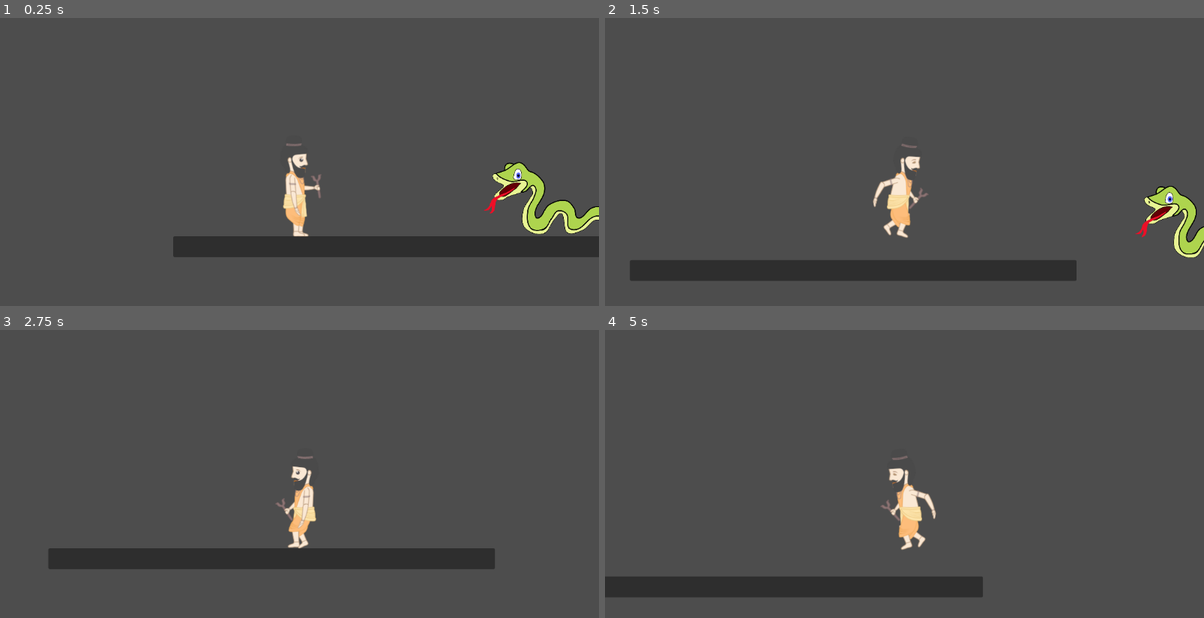
Above: before the commit, frames 1-4 (two rows, left to right).
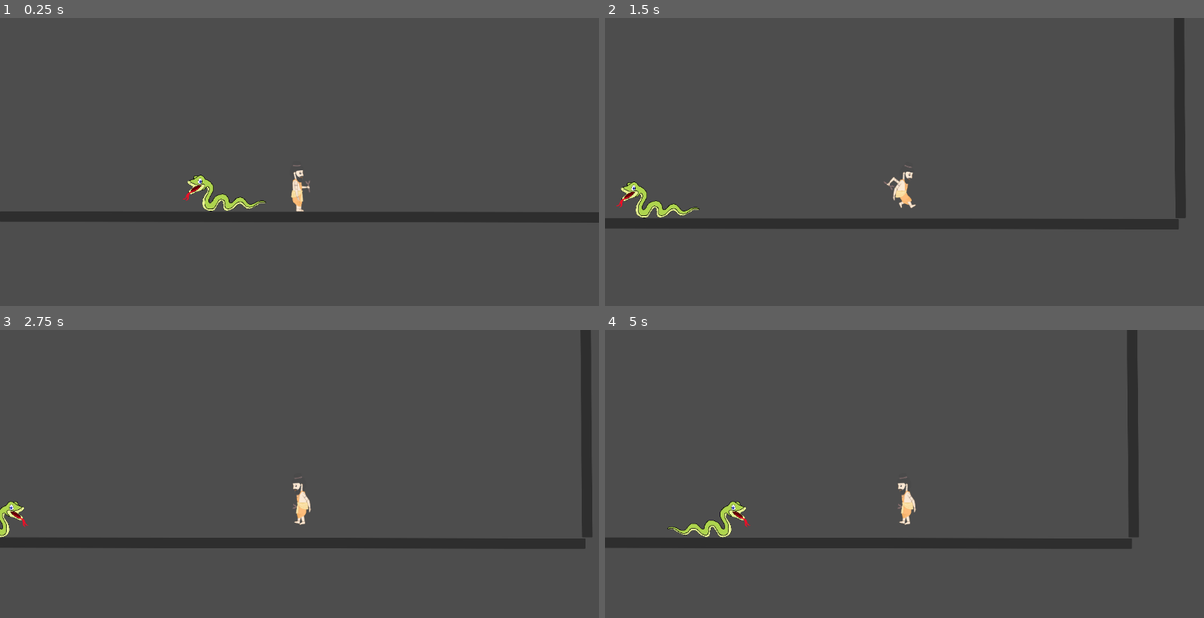
Above: after the commit, the same moments.

Repository: KartikWatts/games
Game: Godot game, scene res://world.tscn
Two runs of this game, one before a commit and one after it. Both use one fixed random seed, a clock stepped at 60 frames per second and the inputs below.
Inputs:
- Up to frame 1 (0.25 s): no input
- Up to frame 2 (1.5 s): tap Enter (ui_accept) at 0.5, 0.6, 0.77, 1.07, 1.35 s; hold Right (ui_right) from 0.53 s (still down)
- Up to frame 3 (2.75 s): tap Enter (ui_accept) at 1.52, 1.82, 2.1 s; release Right (ui_right) at 2.03 s; hold Left (ui_left) from 2.03 s (still down)
- Up to frame 4 (5 s): release Left (ui_left) at 2.78 s; hold Right (ui_right) 2.78-4.28 s; tap Enter (ui_accept) at 2.85, 3.02, 3.32, 3.6, 3.77, 4.07, 4.35, 4.52, 4.82 s; hold Left (ui_left) from 4.28 s (still down)

The runs differ from the first frame. In frame 1, 11% of the frame differs, in the area x 0-100%, y 43-84%; in frame 2, 12%, in the area x 0-100%, y 0-92%; in frame 3, 11%; in frame 4, 10%.

Commit message:
basic snake attack logo with raycasting

Diff:
--- a/games/violest/violest/mobs/snake.gd
+++ b/games/violest/violest/mobs/snake.gd
@@ -1,12 +1,33 @@
 extends CharacterBody2D
 
 const SPEED = 300.0
+const ATTACK_RANGE = 500
 
 @onready var _animation_player = $AnimationPlayer
 @onready var _sprite_2d = $Sprite2D
 
+var gravity = ProjectSettings.get_setting("physics/2d/default_gravity")
+var direction = -1
+
 func _physics_process(delta):
-	_animation_player.play("walk")
-	var direction = 1
-	velocity.x = direction * SPEED
+	if not is_on_floor():
+		velocity.y += gravity * delta
+
+	if is_on_wall() or not $FloorCheckRay.is_colliding() and is_on_floor():
+		direction *= -1
+	if $PlayerCheckRay.is_colliding():
+		velocity.x = 0
+		_animation_player.play("attack")
+
+	else:
+		velocity.x = direction * SPEED
+		_animation_player.play("walk")
+
+	if direction == -1:
+		_sprite_2d.flip_h = false
+	elif direction == 1:
+		_sprite_2d.flip_h = true
+
+	$PlayerCheckRay.target_position.x = position.x * direction + ATTACK_RANGE
+
 	move_and_slide()
--- a/games/violest/violest/mobs/snake.tscn
+++ b/games/violest/violest/mobs/snake.tscn
@@ -6,6 +6,21 @@
 [sub_resource type="CapsuleShape2D" id="CapsuleShape2D_srex1"]
 radius = 63.9991
 height = 335.975
+
+[sub_resource type="Animation" id="Animation_64qdo"]
+length = 0.001
+tracks/0/type = "value"
+tracks/0/imported = false
+tracks/0/enabled = true
+tracks/0/path = NodePath("Sprite2D:frame")
+tracks/0/interp = 1
+tracks/0/loop_wrap = true
+tracks/0/keys = {
+"times": PackedFloat32Array(0),
+"transitions": PackedFloat32Array(1),
+"update": 1,
+"values": [1]
+}
 
 [sub_resource type="Animation" id="Animation_q2d1r"]
 resource_name = "walk"
@@ -24,8 +39,9 @@
 "values": [0, 1, 2, 2]
 }
 
-[sub_resource type="Animation" id="Animation_64qdo"]
-length = 0.001
+[sub_resource type="Animation" id="Animation_vytk3"]
+resource_name = "attack"
+length = 0.2
 tracks/0/type = "value"
 tracks/0/imported = false
 tracks/0/enabled = true
@@ -33,19 +49,22 @@
 tracks/0/interp = 1
 tracks/0/loop_wrap = true
 tracks/0/keys = {
-"times": PackedFloat32Array(0),
-"transitions": PackedFloat32Array(1),
+"times": PackedFloat32Array(0, 0.1),
+"transitions": PackedFloat32Array(1, 1),
 "update": 1,
-"values": [1]
+"values": [3, 4]
 }
 
 [sub_resource type="AnimationLibrary" id="AnimationLibrary_n3odl"]
 _data = {
 "RESET": SubResource("Animation_64qdo"),
+"attack": SubResource("Animation_vytk3"),
 "walk": SubResource("Animation_q2d1r")
 }
 
 [node name="Snake" type="CharacterBody2D"]
+collision_layer = 4
+collision_mask = 3
 script = ExtResource("1_kl32n")
 
 [node name="CollisionShape2D" type="CollisionShape2D" parent="."]
@@ -63,3 +82,12 @@
 libraries = {
 "": SubResource("AnimationLibrary_n3odl")
 }
+
+[node name="FloorCheckRay" type="RayCast2D" parent="."]
+position = Vector2(-168, 0)
+target_position = Vector2(0, 80)
+collision_mask = 2
+collide_with_areas = true
+
+[node name="PlayerCheckRay" type="RayCast2D" parent="."]
+target_position = Vector2(-450, 0)
--- a/games/violest/violest/player/player.gd
+++ b/games/violest/violest/player/player.gd
@@ -1,7 +1,7 @@
 extends CharacterBody2D
 
 const SPEED = 300.0
-const JUMP_VELOCITY = -400.0
+const JUMP_VELOCITY = -500.0
 
 var gravity = ProjectSettings.get_setting("physics/2d/default_gravity")
 
@@ -14,7 +14,7 @@
 
 	if Input.is_action_just_pressed("ui_accept") and is_on_floor():
 		velocity.y = JUMP_VELOCITY
-		print("jump up")
+#		print("jump up")
 		_animation_player.play("jump_up")
 
 	var direction = Input.get_axis("ui_left", "ui_right")
@@ -26,16 +26,16 @@
 	if direction:
 		velocity.x = direction * SPEED
 		if velocity.y == 0:
-			print("walk")
+#			print("walk")
 			_animation_player.play("walk")
 	else:
 		velocity.x = move_toward(velocity.x, 0, SPEED)
 		if velocity.y == 0:
-			print("idle")
+#			print("idle")
 			_animation_player.play("idle")
 
 	if velocity.y > 0:
-		print("fall down")
+#		print("fall down")
 		_animation_player.play("fall_down")
 
 	move_and_slide()
--- a/games/violest/violest/player/player.tscn
+++ b/games/violest/violest/player/player.tscn
@@ -99,7 +99,8 @@
 "walk": SubResource("Animation_gf2mm")
 }
 
-[node name="Player" type="CharacterBody2D"]
+[node name="Player" type="CharacterBody2D" groups=["Player"]]
+collision_mask = 2
 script = ExtResource("1_yo214")
 
 [node name="CollisionShape2D" type="CollisionShape2D" parent="."]
@@ -119,3 +120,4 @@
 }
 
 [node name="Camera2D" type="Camera2D" parent="."]
+zoom = Vector2(0.5, 0.5)
--- a/games/violest/violest/project.godot
+++ b/games/violest/violest/project.godot
@@ -14,6 +14,12 @@
 run/main_scene="res://world.tscn"
 config/features=PackedStringArray("4.0", "GL Compatibility")
 
+[layer_names]
+
+2d_physics/layer_1="Player"
+2d_physics/layer_2="Environment"
+2d_physics/layer_3="Mob"
+
 [rendering]
 
 textures/canvas_textures/default_texture_filter=0
--- a/games/violest/violest/world.tscn
+++ b/games/violest/violest/world.tscn
@@ -4,24 +4,43 @@
 [ext_resource type="PackedScene" uid="uid://dd4ckfm6xvwhh" path="res://mobs/snake.tscn" id="2_3b0hr"]
 
 [sub_resource type="RectangleShape2D" id="RectangleShape2D_eshoh"]
-size = Vector2(976, 44)
+size = Vector2(2746.51, 44)
 
 [node name="World" type="Node2D"]
 
 [node name="Player" parent="." instance=ExtResource("1_e28uy")]
-position = Vector2(237, 153)
+position = Vector2(889, 171)
 
-[node name="StaticBody2D" type="StaticBody2D" parent="."]
+[node name="Floor" type="StaticBody2D" parent="."]
+collision_layer = 2
+collision_mask = 0
 
-[node name="CollisionShape2D" type="CollisionShape2D" parent="StaticBody2D"]
-position = Vector2(442, 296)
+[node name="CollisionShape2D" type="CollisionShape2D" parent="Floor"]
+position = Vector2(1096.5, 296)
+shape = SubResource("RectangleShape2D_eshoh")
+
+[node name="StaticBody2D4" type="StaticBody2D" parent="."]
+collision_layer = 2
+collision_mask = 0
+
+[node name="CollisionShape2D" type="CollisionShape2D" parent="StaticBody2D4"]
+position = Vector2(2240, 34)
+rotation = -1.57047
 shape = SubResource("RectangleShape2D_eshoh")
 
 [node name="Panel" type="Panel" parent="."]
-offset_left = -6.0
+offset_left = 2216.0
 offset_top = 274.0
-offset_right = 853.0
+offset_right = 3075.0
 offset_bottom = 314.0
+rotation = -1.57873
+
+[node name="Panel2" type="Panel" parent="."]
+offset_left = -263.0
+offset_top = 274.0
+offset_right = 2229.0
+offset_bottom = 314.0
+rotation = 0.00151026
 
 [node name="Mobs" type="Node2D" parent="."]
 
Not shown: 1 places in games/violest/violest/mobs/snake.tscn that only renumber resources
